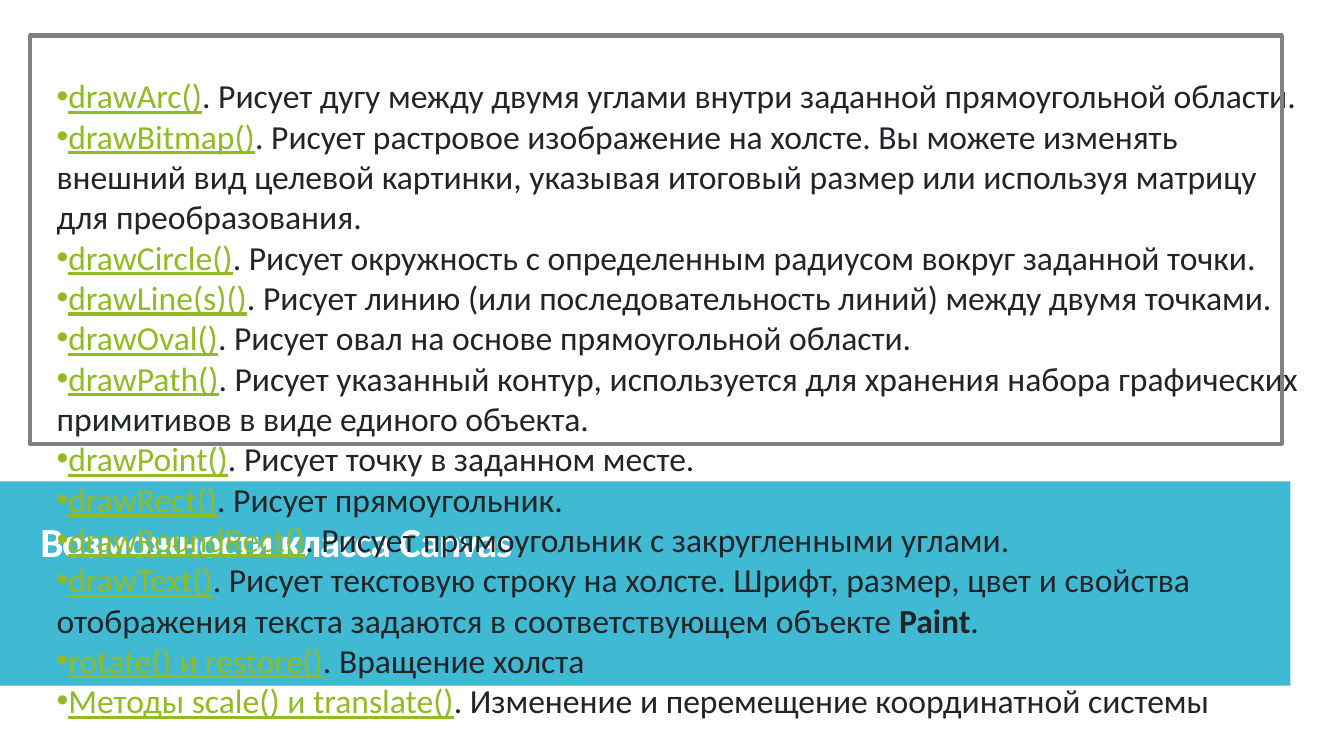
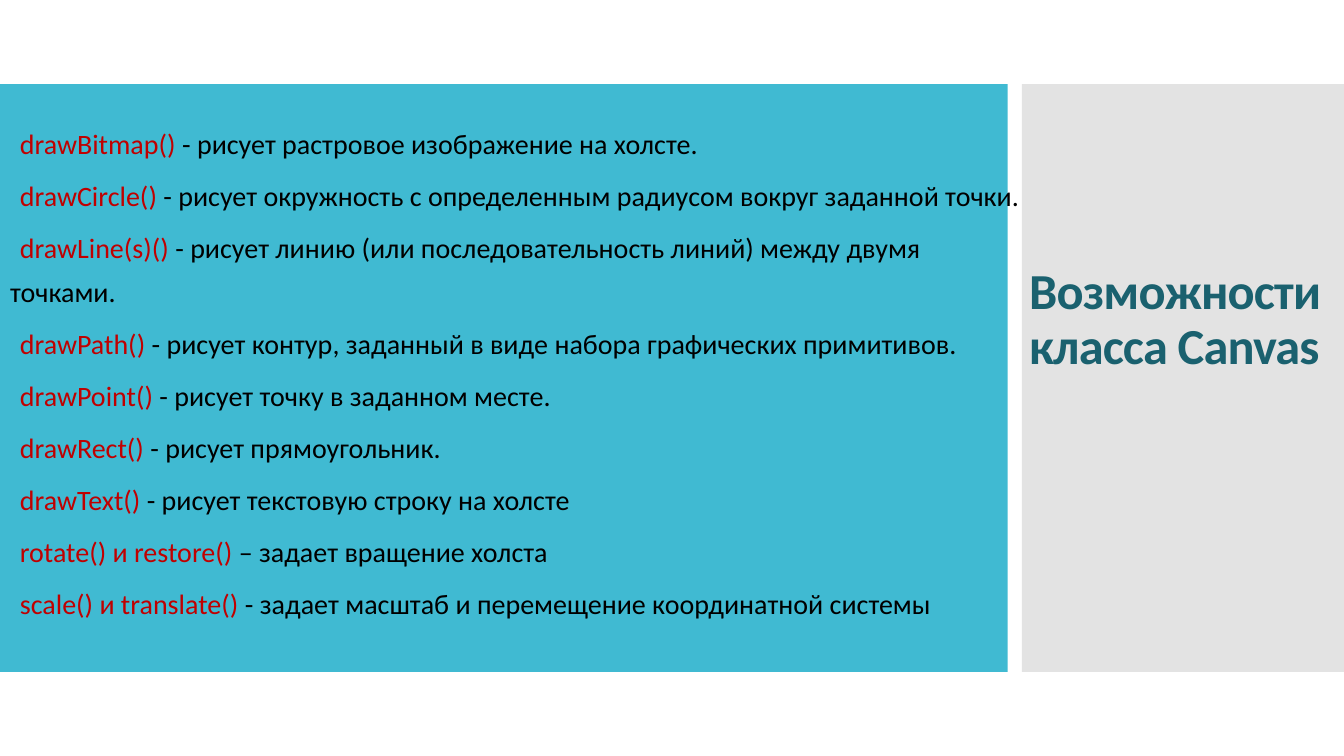
Before and after one commit to IriEfremova/LessonsCube, a slide deck: slide 14 of Samsung/Lesson6/Циклы в Java.pptx (slide 12 before the commit). Drawn at 1344x756 pixels with LibreOffice and Linux fonts; fonts in the diff are those of the drawing. Boxes give left, top, right and bottom in pixels: in the first picture for what was removed or moved away, otherwise in the second. Text is boxed around its words. In the diff, an @@ line names an element or a change of style, - is before the commit and + after.

```diff
--- a/Samsung/Lesson6/Циклы в Java.pptx
+++ b/Samsung/Lesson6/Циклы в Java.pptx
@@ rectangle removed at [0, 0, 1344, 756] @@
@@ rectangle removed at [30, 35, 1282, 444] @@
@@ text "drawBitmap() - рисует растровое изображение ..." at [10, 133, 1019, 619]: vertical alignment top to middle @@
@@ text at [10, 133, 1019, 619]: text changed; size 24 to 20 pt; text colour #212529 to #000000 @@
-• drawArc(). Рисует дугу между двумя углами внутри заданной прямоугольной области.
-• drawBitmap(). Рисует растровое изображение на холсте. Вы можете изменять внешний вид целевой картинки, указывая итоговый размер или используя матрицу для преобразования.
-• drawCircle(). Рисует окружность с определенным радиусом вокруг заданной точки.
-• drawLine(s)(). Рисует линию (или последовательность линий) между двумя точками.
-• drawOval(). Рисует овал на основе прямоугольной области.
-• drawPath(). Рисует указанный контур, используется для хранения набора графических примитивов в виде единого объекта.
-• drawPoint(). Рисует точку в заданном месте.
-• drawRect(). Рисует прямоугольник.
-• drawRoundRect(). Рисует прямоугольник с закругленными углами.
-• drawText(). Рисует текстовую строку на холсте. Шрифт, размер, цвет и свойства отображения текста задаются в соответствующем объекте Paint.
-• rotate() и restore(). Вращение холста
-• Методы scale() и translate(). Изменение и перемещение координатной системы
+• drawBitmap() - рисует растровое изображение на холсте.
+• drawCircle() - рисует окружность с определенным радиусом вокруг заданной точки.
+• drawLine(s)() - рисует линию (или последовательность линий) между двумя точками.
+• drawPath() - рисует контур, заданный в виде набора графических примитивов.
+• drawPoint() - рисует точку в заданном месте.
+• drawRect() - рисует прямоугольник.
+• drawText() - рисует текстовую строку на холсте
+• rotate() и restore() – задает вращение холста
+• scale() и translate() - задает масштаб и перемещение координатной системы
@@ text "Возможности класса Canvas": place and size @@
-text "Возможности класса Canvas" at [40, 527, 391, 568]
+text "Возможности класса Canvas" at [1029, 276, 1321, 365]
@@ text "Возможности класса Canvas" at [1029, 276, 1321, 365]: size 29.6 to 36 pt, text colour #FFFFFF to #1A616F, letter spacing -1 to -0.6 pt; line spacing 0.8 to 0.9; vertical alignment bottom to middle @@
@@ rectangle removed at [0, 482, 1291, 687] @@
```
Also in this commit, not shown: 2 other slides changed, 3 slides added, 6 other files.
